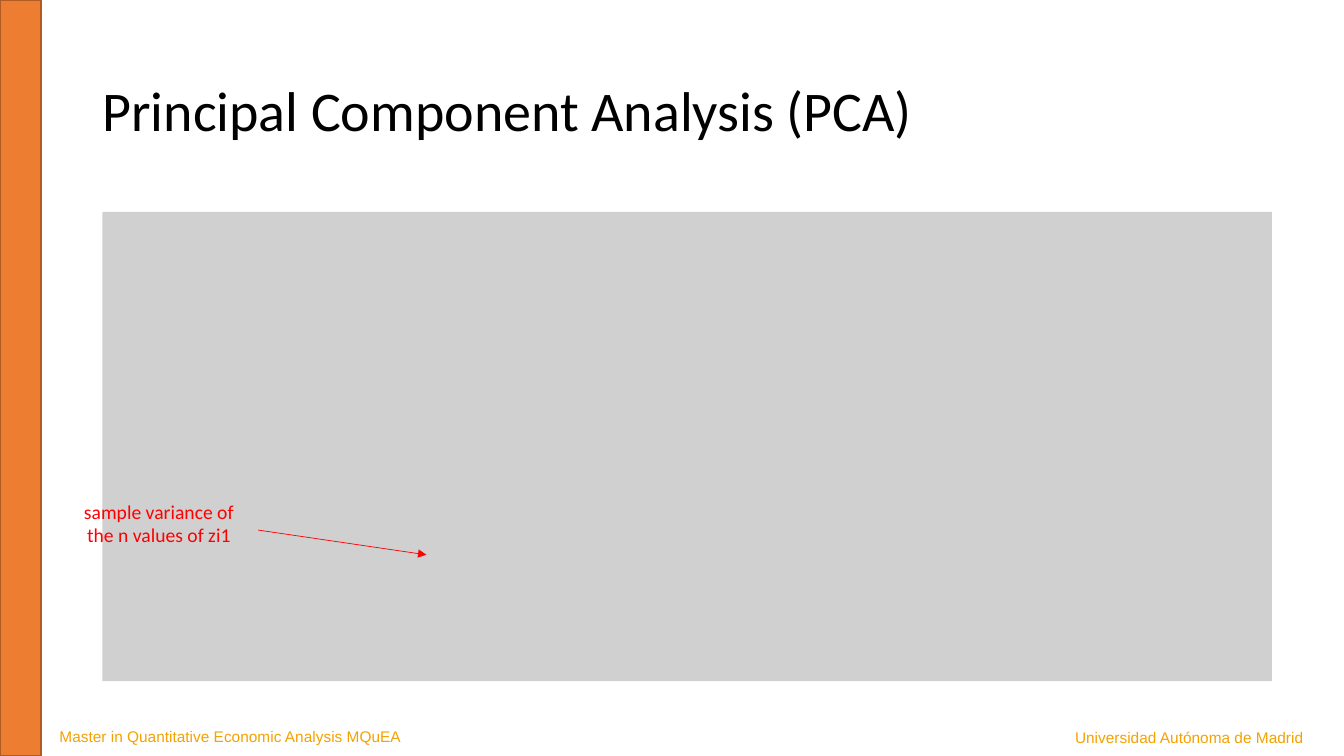
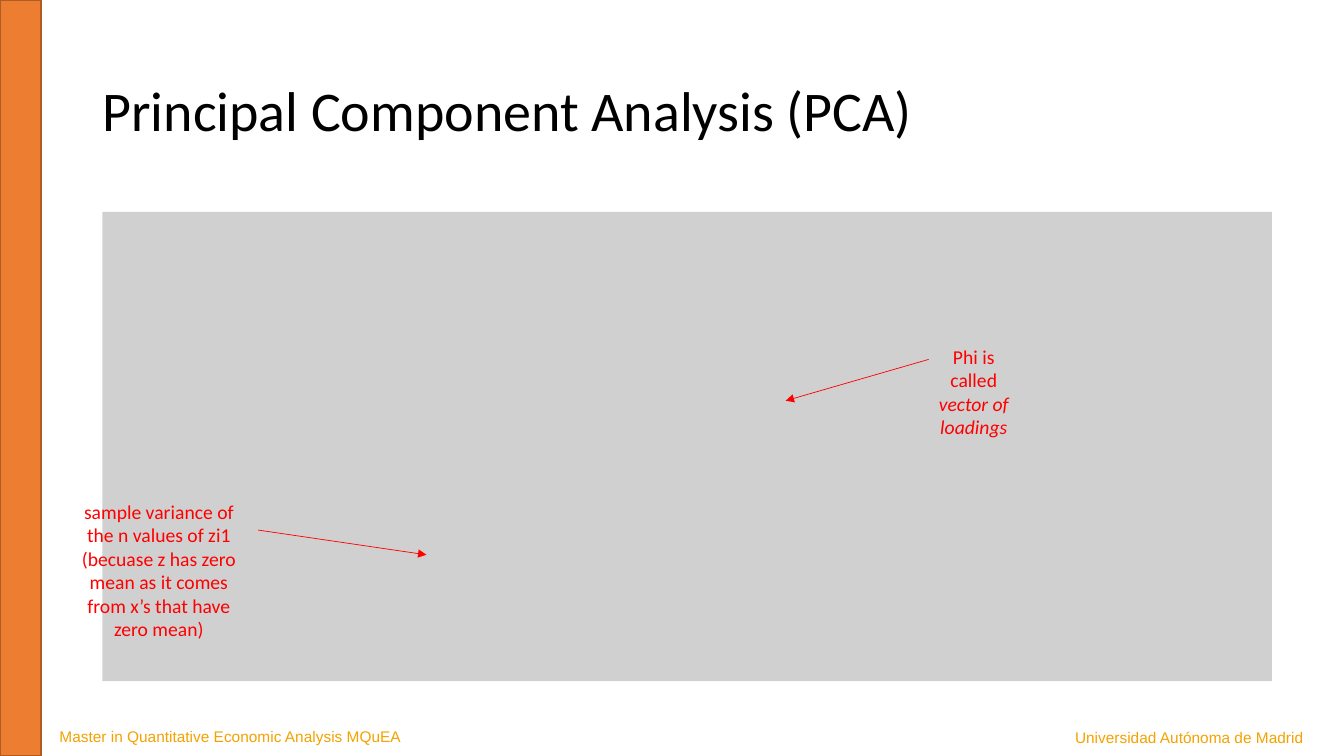
Before and after one commit to JavierBas/IMLEF-MQuEA, a slide deck: slide 9 of Course content/Slides/Topic 7 - Dimensionality reduction.pptx (slide 11 before the commit). Drawn at 1344x756 pixels with LibreOffice and Linux fonts; fonts in the diff are those of the drawing; grey boxes stand for pictures. Boxes give left, top, right and bottom in pixels: in the first picture for what was removed or moved away, otherwise in the second. Text is boxed around its words. In the diff, an @@ line names an element or a change of style, - is before the commit and + after.

```diff
--- a/Course content/Slides/Topic 7 - Dimensionality reduction.pptx
+++ b/Course content/Slides/Topic 7 - Dimensionality reduction.pptx
@@ text added at bbox=[939, 350, 1009, 438], 14 pt, text #FF0000, italic @@
+Phi is called vector of loadings
@@ arrow added from (929, 360) to (786, 401), #FF0000 0.5 pt @@
@@ text at bbox=[82, 549, 236, 639]: paragraph added @@
+(becuase z has zero mean as it comes from x’s that have zero mean)
```
Also in this commit, not shown: 5 other slides changed, 1 slide added, 2 slides removed, 6 other files.
